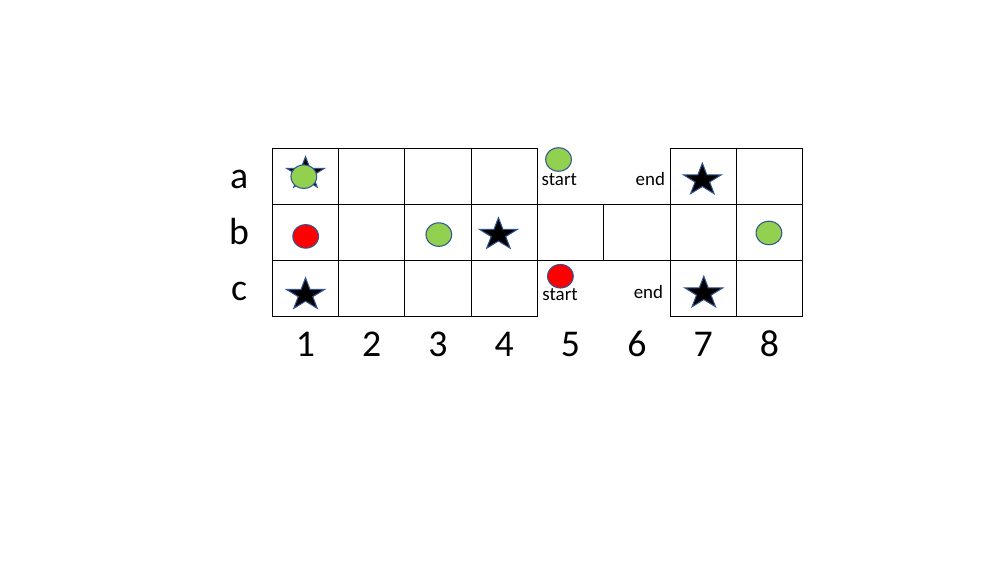
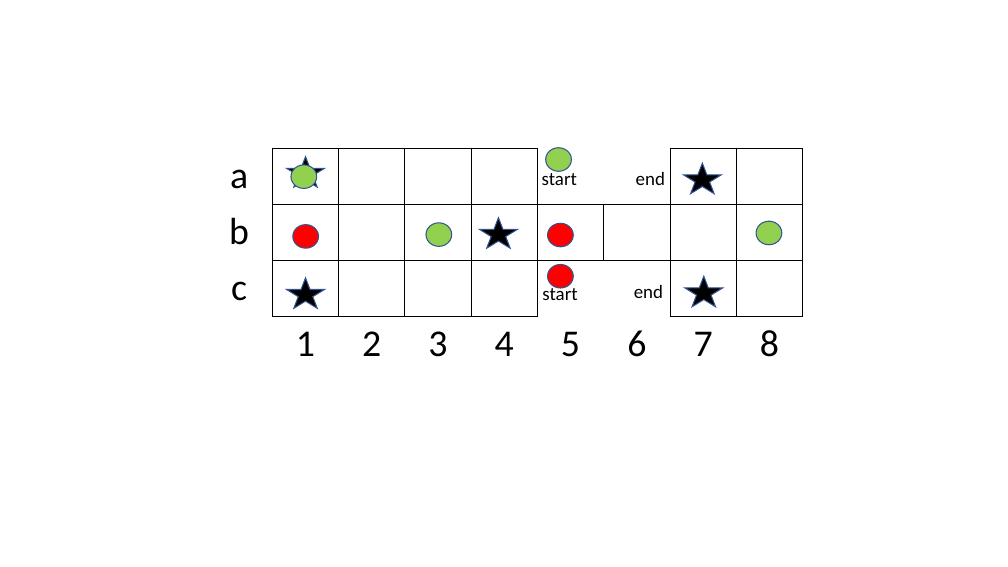
Before and after one commit to malhotra-sidharth/game-of-ur-reinforcement-learning, a slide deck: slide 6 of diagrams/game_play.pptx. Drawn at 1008x567 pixels with LibreOffice and Linux fonts; fonts in the diff are those of the drawing. Boxes give left, top, right and bottom in pixels: in the first picture for what was removed or moved away, otherwise in the second. Text is boxed around its words. In the diff, an @@ line names an element or a change of style, - is before the commit and + after.

```diff
--- a/diagrams/game_play.pptx
+++ b/diagrams/game_play.pptx
@@ ellipse added at (547, 223, 573, 247), fill #FF0000, outline #325491 1 pt @@
```
Also in this commit, not shown: 1 slide added, 4 other files.
